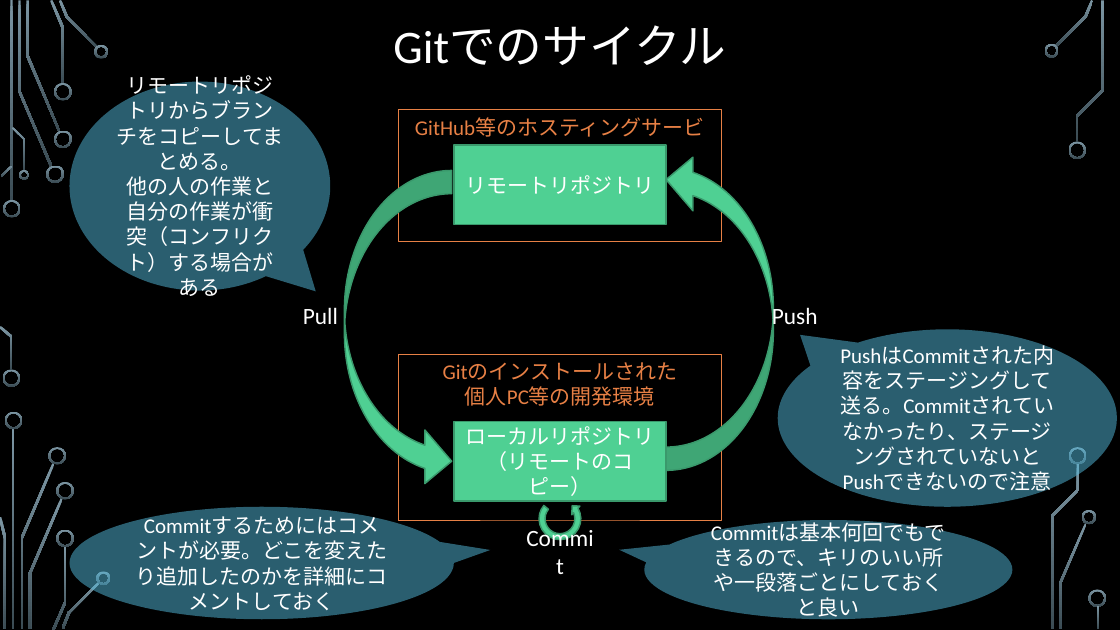
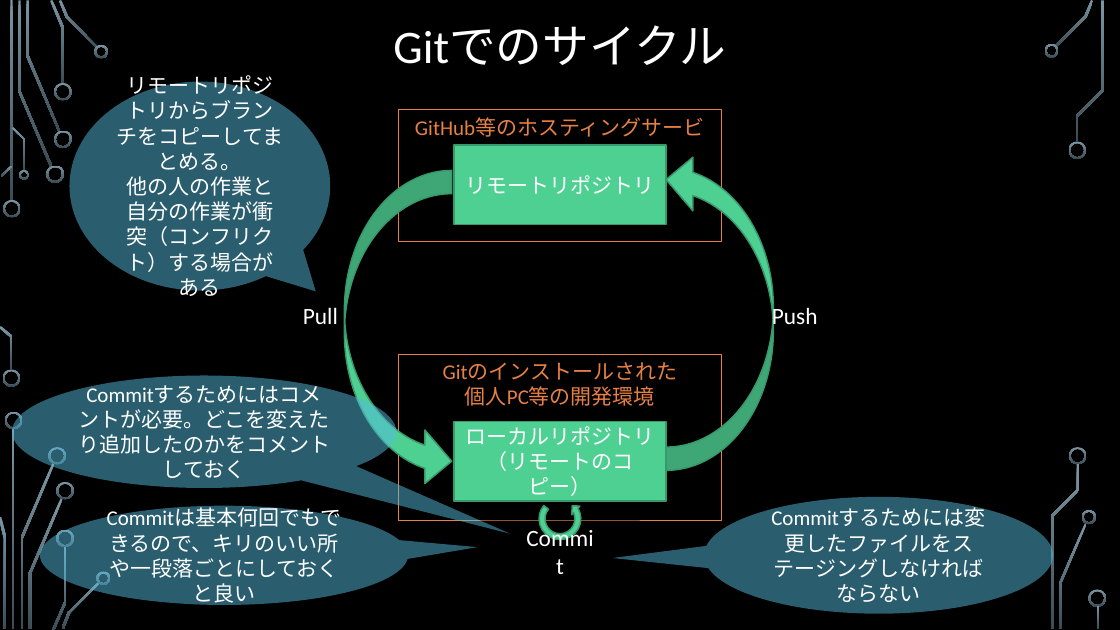
Before and after one commit to Qikilca/Share, a slide deck: slide 4 of LostDocument/開発用仕様書.pptx. Drawn at 1120x630 pixels with LibreOffice and Linux fonts; fonts in the diff are those of the drawing; background and template pictures are left out. Boxes give left, top, right and bottom in pixels: in the first picture for what was removed or moved away, otherwise in the second. Text is boxed around its words. In the diff, an @@ line names an element or a change of style, - is before the commit and + after.

```diff
--- a/LostDocument/開発用仕様書.pptx
+++ b/LostDocument/開発用仕様書.pptx
@@ speech bubble removed at (778,329,1117,507) @@
-PushはCommitされた内容をステージングして送る。Commitされていなかったり、ステージングされていないとPushできないので注意
@@ speech bubble "Commitするためにはコメントが必要。どこを変えたり追加したのかをコメントしておく" at (12,376,397,488): proportions changed @@
@@ speech bubble "Commitするためにはコメントが必要。どこを変えたり追加したのかをコメントしておく": place and size @@
-speech bubble "Commitするためにはコメントが必要。どこを変えたり追加したのかをコメントしておく" at (70,507,455,619)
+speech bubble "Commitするためにはコメントが必要。どこを変えたり追加したのかをコメントしておく" at (12,376,397,488)
@@ text in speech bubble at (78,409,330,478): text changed @@
-Commitするためにはコメントが必要。どこを変えたり追加したのかを詳細にコメントしておく
+Commitするためにはコメントが必要。どこを変えたり追加したのかをコメントしておく
@@ speech bubble "Commitは基本何回でもできるので、キリのいい所や一段落ごとにしておくと良い": place and size @@
-speech bubble "Commitは基本何回でもできるので、キリのいい所や一段落ごとにしておくと良い" at (644,520,1012,619)
+speech bubble "Commitは基本何回でもできるので、キリのいい所や一段落ごとにしておくと良い" at (40,506,408,605)
@@ speech bubble "Commitは基本何回でもできるので、キリのいい所や一段落ごとにしておくと良い" at (40,506,408,605): proportions changed @@
@@ speech bubble added at (704,497,1053,614), fill #54BCDF at 50% opacity, 18 pt, text #FFFFFF @@
+Commitするためには変更したファイルをステージングしなければならない
```
Also in this commit, not shown: 1 slide added.
